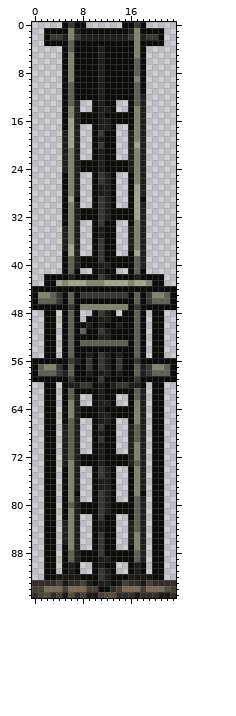
Two versions of one sprite sheet, content/Entities/Structures/Mechanisms/Gate/gate.metal.base.png. Above, as it was before the edit.
The file is 24x96 pixels.
The same view after the edit:
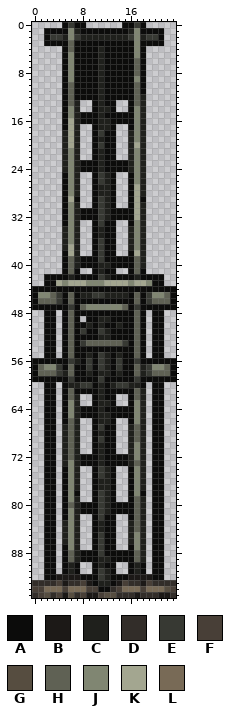
Palette (. is transparent): A #0c0c0b  B #1c1917  C #1f201c  D #322d29  E #373933  F #483f37  G #564d40  H #5f6154  J #808672  K #a3a690  L #786a56
The exact change:
y 45: x 8..9 EE -> CC; x 12..15 EEEE -> CCCC
y 47: x 8 J -> H; x 15 J -> H
y 48: x 8..9 .. -> AA; x 11..12 EC -> AA; x 14 . -> A
y 51: x 8 H -> E
y 53: x 8 H -> E; x 15 H -> E
Boxes around the changes in both pictures, in picture pixels (x1, y1, x2, y2):
changed: (80, 292, 128, 346)
